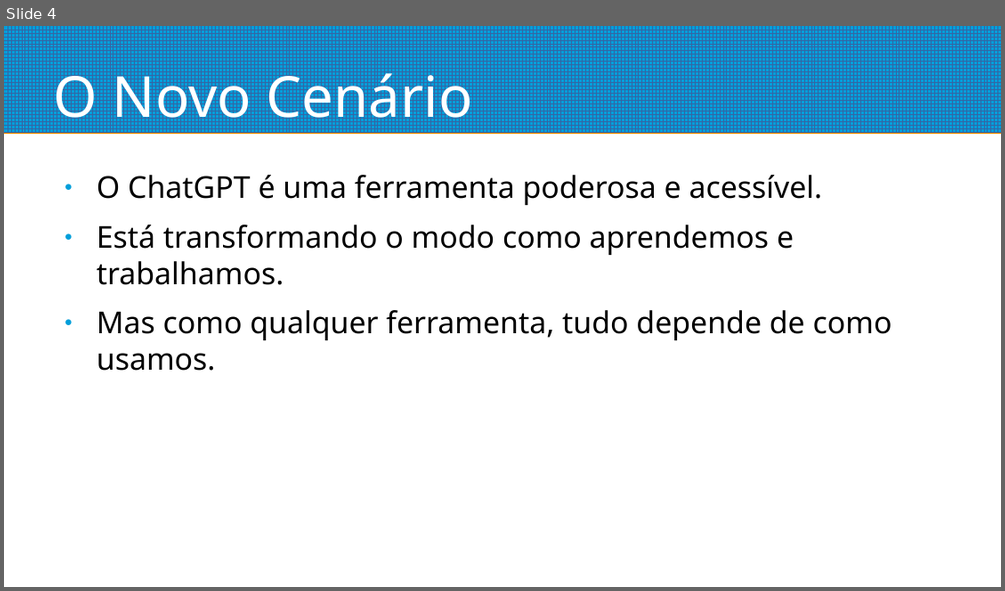
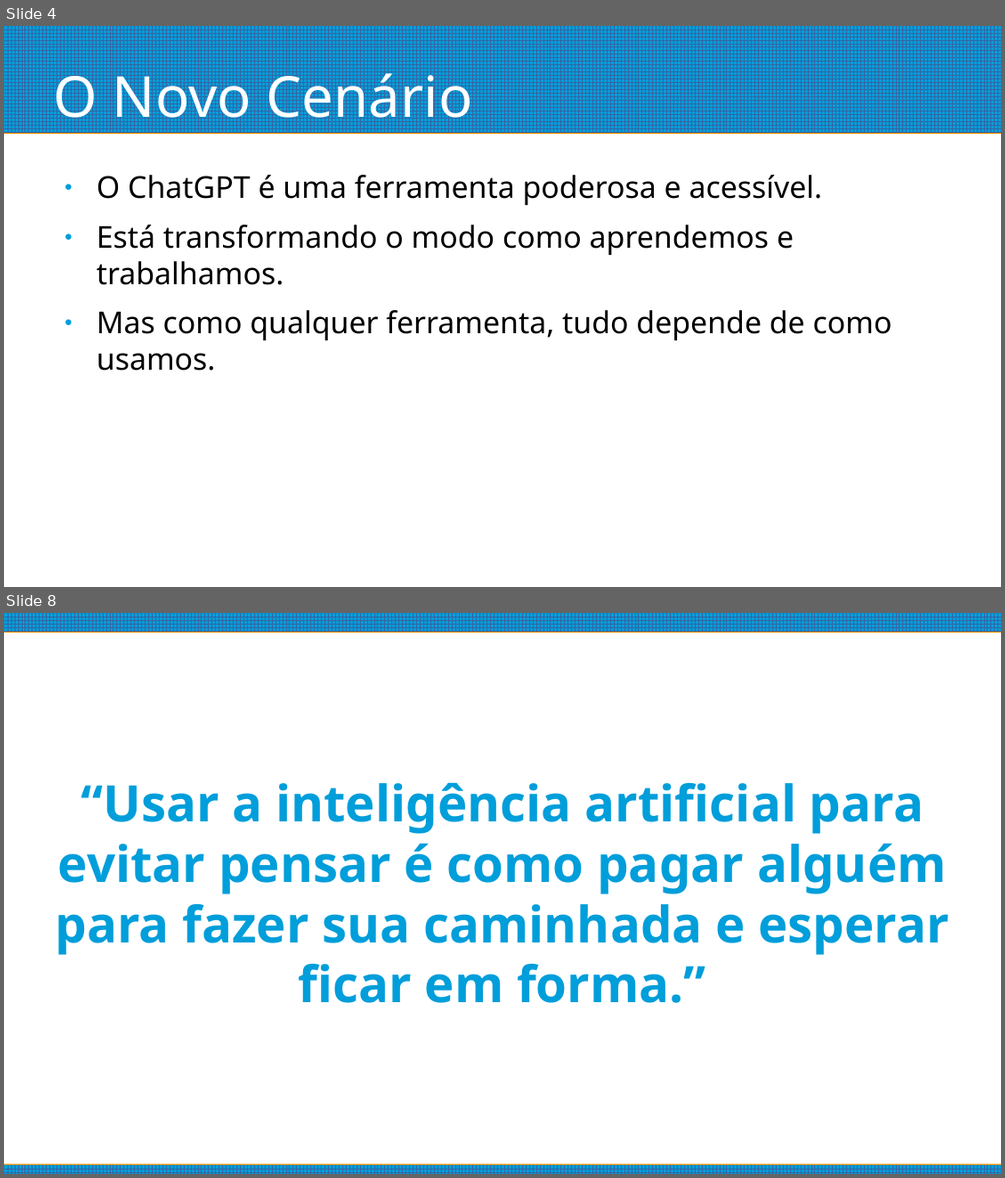
Before and after one commit to pedrosiqueira/ifmsjs, a slide deck: sveltekit-avançado/LLMs.odp. Shown one above the other, each under a label of ours: slide 4 before the commit, slides 4 and 8 after it; the slides between them are not shown. The pictures are 1005x591 and 1005x1178 pixels, drawn with LibreOffice and Linux fonts; fonts in the diff are those of the drawing. Boxes give left, top, right and bottom in pixels: in the first picture for what was removed or moved away, otherwise in the second. Text is boxed around its words. In the diff, an @@ line names an element or a change of style, - is before the commit and + after.

```diff
--- a/sveltekit-avançado/LLMs.odp
+++ b/sveltekit-avançado/LLMs.odp
@@ slide 8 added at (4,613,1001,1174), background #FFFFFF @@
@@ rectangle added at (4,613,1001,631), fill pattern #3465A4 on #009EDA @@
@@ subtitle added at (56,782,948,1003), 40 pt, text #009EDA, bold @@
+“Usar a inteligência artificial para evitar pensar é como pagar alguém para fazer sua caminhada e esperar ficar em forma.”
@@ rectangle added at (4,1165,1001,1174), fill pattern #3465A4 on #009EDA @@
```
Also in this commit, not shown: 8 other slides added, 2 slides removed.
